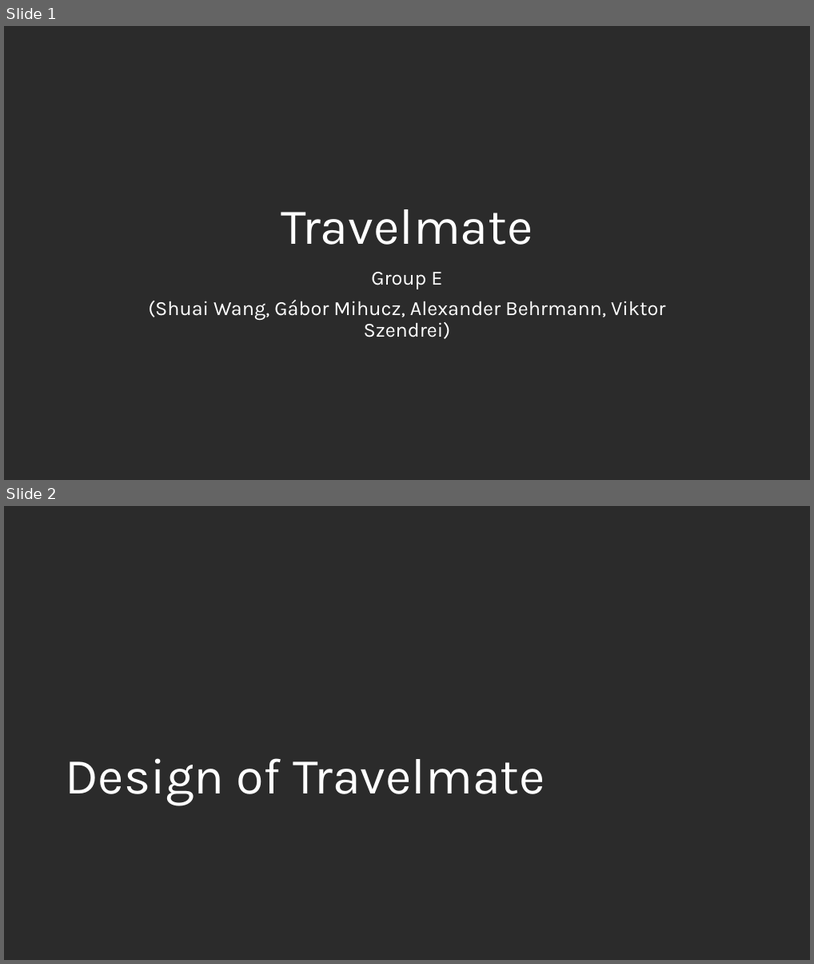
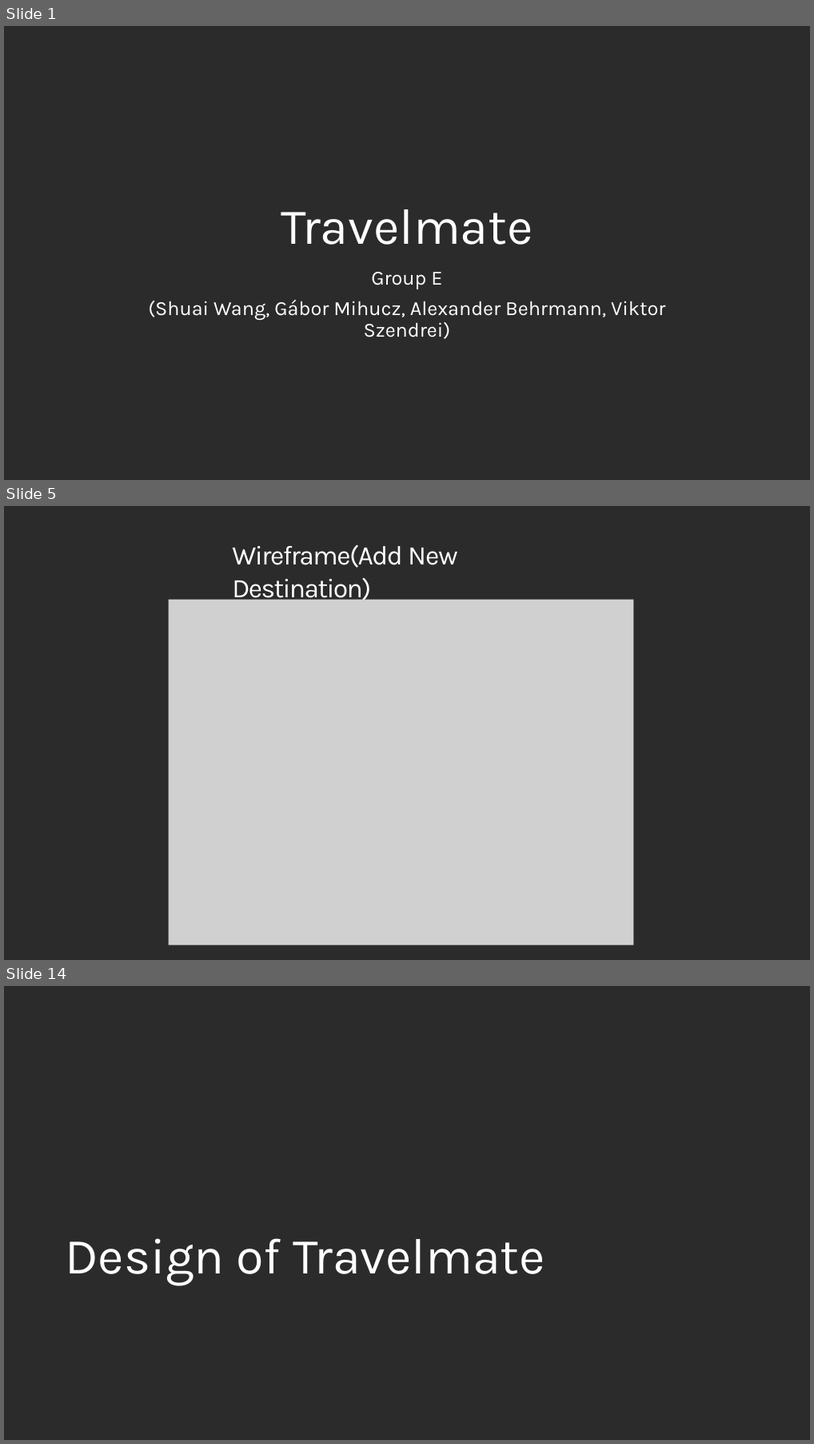
Before and after one commit to fmavb/travelmate, a slide deck: travelmate.pptx. Shown one above the other, each under a label of ours: slides 1 and 2 before the commit, slides 1, 5 and 14 after it; the slides between them are not shown. The pictures are 814x964 and 814x1444 pixels, drawn with LibreOffice and Linux fonts; fonts in the diff are those of the drawing; grey boxes stand for pictures; background and template pictures are left out; a plain dark background stands for a picture behind light text. Boxes give left, top, right and bottom in pixels: in the first picture for what was removed or moved away, otherwise in the second. Text is boxed around its words. In the diff, an @@ line names an element or a change of style, - is before the commit and + after.

```diff
--- a/travelmate.pptx
+++ b/travelmate.pptx
@@ slide 5 added at bbox=[4, 506, 810, 960], background picture (left out) @@
@@ title added at bbox=[232, 545, 458, 604], 32 pt, text #FFFFFF @@
+Wireframe(Add New Destination)
@@ picture added at bbox=[169, 599, 634, 944] @@
@@ what was slide 2 is now slide 14 @@
```
Also in this commit, not shown: 12 other slides added, 1 slide removed.
